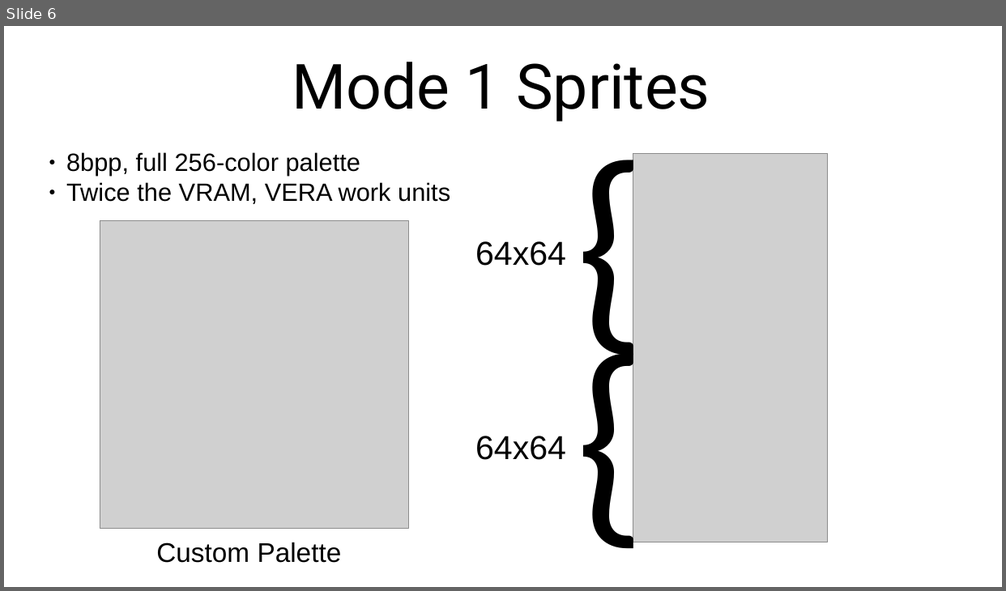
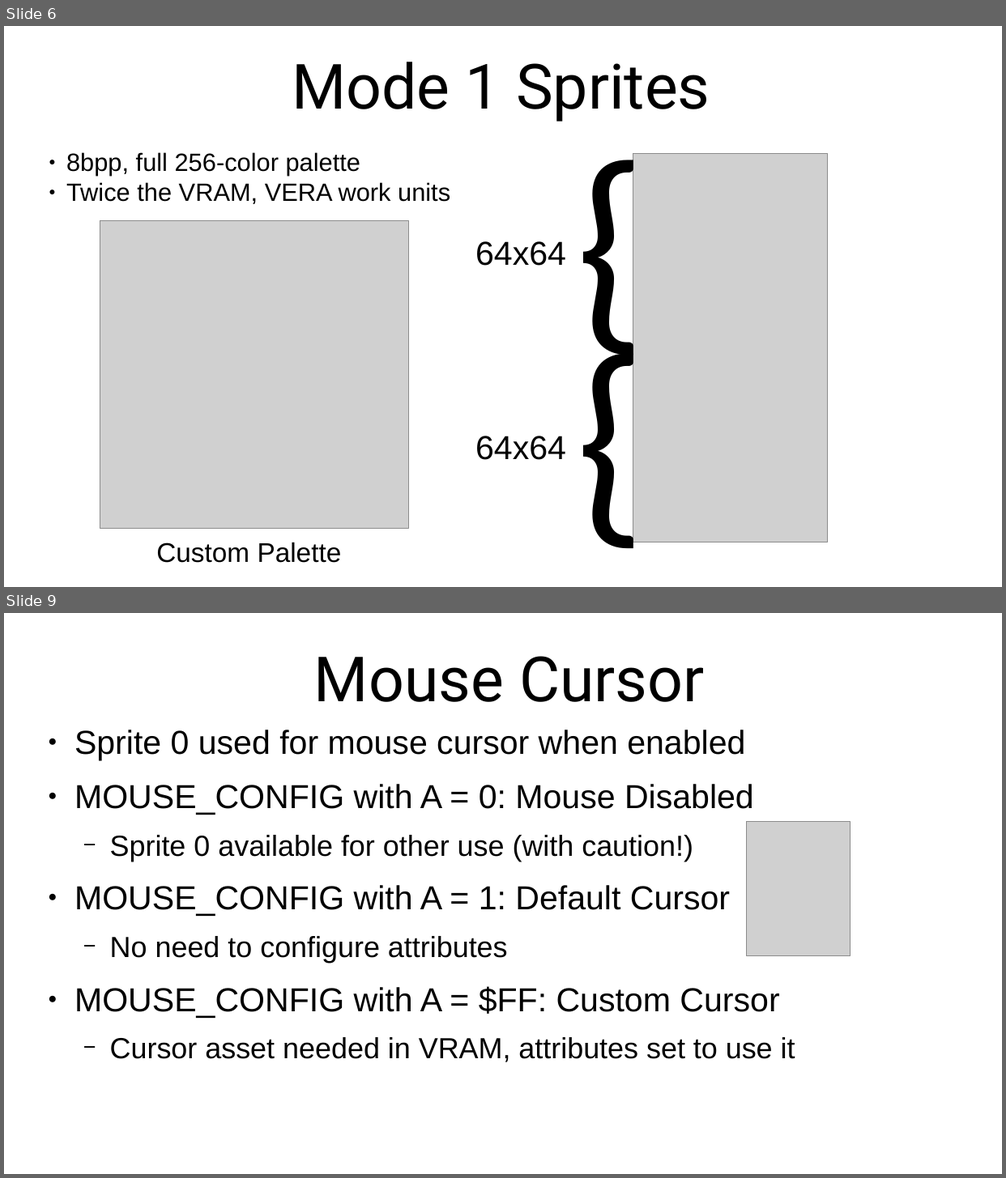
Before and after one commit to SlithyMatt/x16-assembly-tutorial, a slide deck: Lesson18/Lesson18.odp. Shown one above the other, each under a label of ours: slide 6 before the commit, slides 6 and 9 after it; the slides between them are not shown. The pictures are 1006x591 and 1006x1178 pixels, drawn with LibreOffice and Linux fonts; fonts in the diff are those of the drawing; grey boxes stand for pictures. Boxes give left, top, right and bottom in pixels: in the first picture for what was removed or moved away, otherwise in the second. Text is boxed around its words. In the diff, an @@ line names an element or a change of style, - is before the commit and + after.

```diff
--- a/Lesson18/Lesson18.odp
+++ b/Lesson18/Lesson18.odp
@@ slide 9 added at [4, 613, 1002, 1174], background #FFFFFF @@
@@ title added at [314, 656, 704, 702], 60 pt, text #000000 @@
+Mouse Cursor
@@ text added at [74, 730, 795, 1063], 32 pt, text #000000 @@
+● Sprite 0 used for mouse cursor when enabled
+● MOUSE_CONFIG with A = 0: Mouse Disabled
+  − Sprite 0 available for other use (with caution!)
+● MOUSE_CONFIG with A = 1: Default Cursor
+  − No need to configure attributes
+● MOUSE_CONFIG with A = $FF: Custom Cursor
+  − Cursor asset needed in VRAM, attributes set to use it
@@ picture added at [746, 821, 850, 956] @@
```
Also in this commit, not shown: 2 slides changed, 2 other slides added, 1 slide removed.
